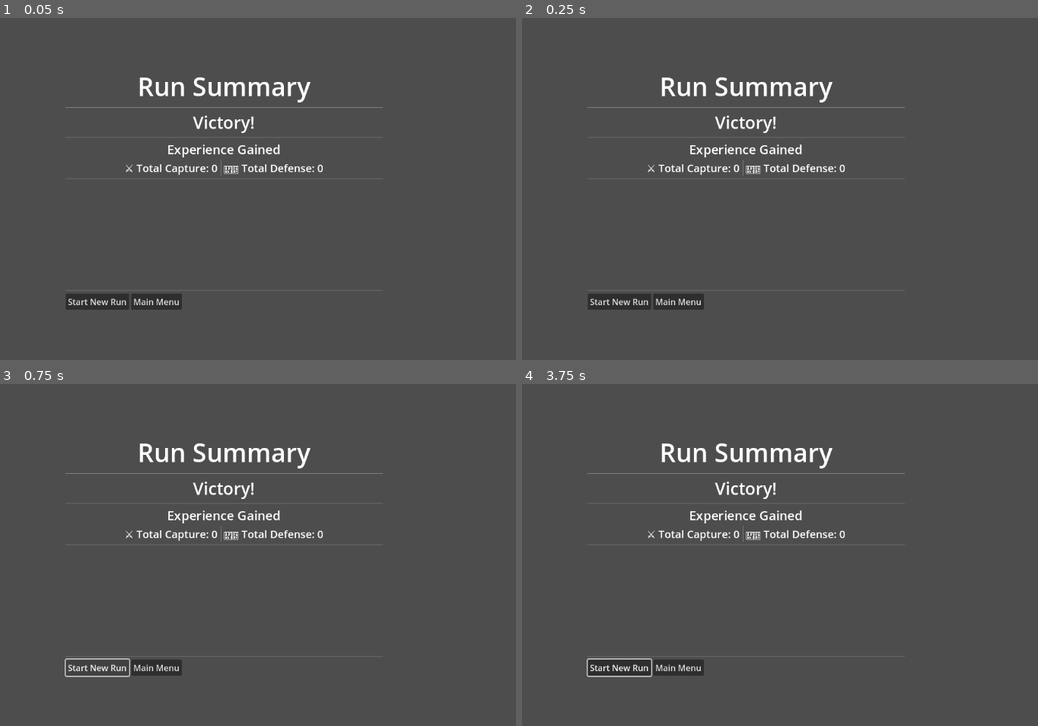
Above: before the commit, frames 1-4 (two rows, left to right).
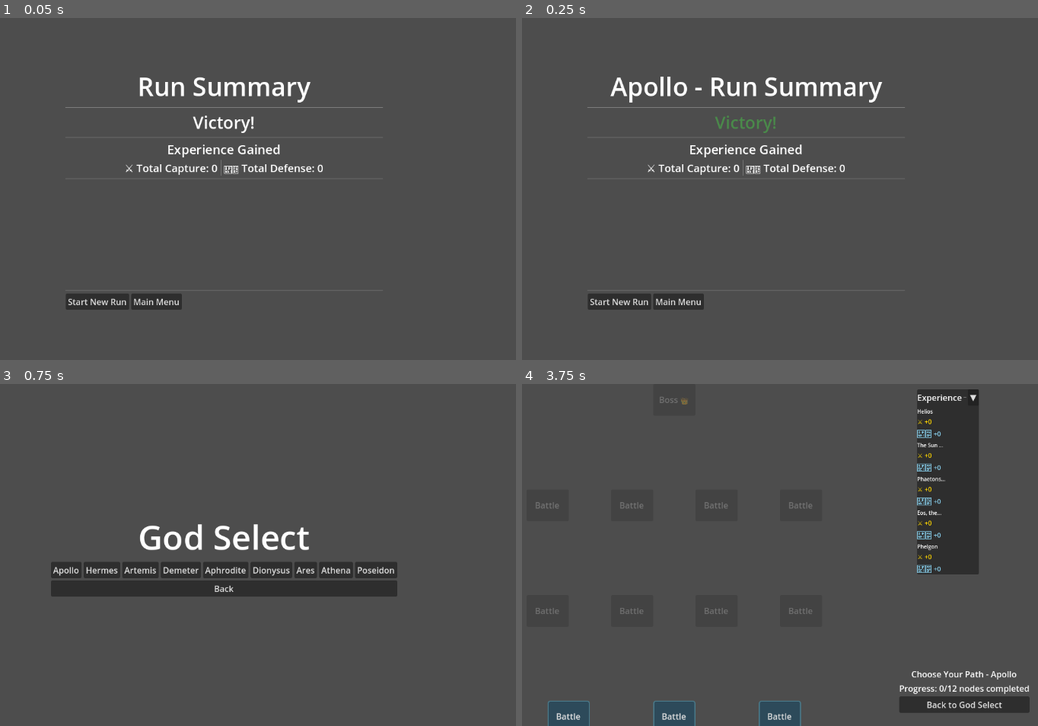
Above: after the commit, the same moments.

Repository: leslieharding/Mnemosyne
Game: Godot game, scene res://Scenes/RunSummary.tscn
Same seed, same stepped clock (60 frames per second), same inputs: the game is played once before the commit and once after it. This scene is started directly instead of the project's main scene.
Inputs (mouse positions are in pixels of both pictures, inside the frame that each line leads up to):
- Up to frame 1 (0.05 s): no input
- Up to frame 2 (0.25 s): no input
- Up to frame 3 (0.75 s): click "Start New Run" at 0.5 s
- Up to frame 4 (3.75 s): click (620, 667) at 1.25 s, where only the run before the commit has a clickable "Start New Run"; click (589, 568) at 2 s, where only the run after the commit has a clickable "Apollo"; click (568, 414) at 2.75 s, where only the run after the commit has a clickable "The Sun"; click (568, 490) at 3.5 s, where only the run after the commit has a clickable "Start Game"

Frame 1 is identical in both runs. In frame 2, 1.7% of the frame differs, in the area x 17-70%, y 17-34%; in frame 3, 9.0%; in frame 4, 13%, in the area x 2-99%, y 1-100%.
Error before the commit: Parse Error: Function "create_detailed_card_exp_display()" is a coroutine, so it must be called with "await". (res://Scripts/run_summary.gd:182)

Commit message:
Update run_summary.gd

Diff:
--- a/Scripts/run_summary.gd
+++ b/Scripts/run_summary.gd
@@ -179,7 +179,7 @@
 		var before_defense = total_exp_data["defense_exp"] - run_exp_data["defense_exp"]
 
 		# Create a container for this card
-		var card_container = create_detailed_card_exp_display(
+		var card_container = await create_detailed_card_exp_display(
 			card,
 			before_capture, total_exp_data["capture_exp"],
 			before_defense, total_exp_data["defense_exp"],
@@ -193,13 +193,16 @@
 
 	print("\n=== Experience summary setup complete ===")
 
-# Rest of the functions remain the same...
 func create_detailed_card_exp_display(
 	card: CardResource,
 	before_capture: int, after_capture: int,
 	before_defense: int, after_defense: int,
 	capture_gain: int, defense_gain: int
 ) -> Control:
+	print("Creating detailed display for: ", card.card_name)
+	print("  Capture: ", before_capture, " -> ", after_capture, " (gain: ", capture_gain, ")")
+	print("  Defense: ", before_defense, " -> ", after_defense, " (gain: ", defense_gain, ")")
+
 	var container = VBoxContainer.new()
 	container.custom_minimum_size = Vector2(0, 120)
 
@@ -209,6 +212,7 @@
 	name_label.add_theme_font_size_override("font_size", 18)
 	name_label.add_theme_color_override("font_color", Color("#DDDDDD"))
 	container.add_child(name_label)
+	print("  Card name label added successfully")
 
 	# Experience gained summary
 	var summary_container = HBoxContainer.new()
@@ -219,6 +223,7 @@
 		capture_gain_label.add_theme_color_override("font_color", Color("#FFD700"))
 		capture_gain_label.add_theme_font_size_override("font_size", 14)
 		summary_container.add_child(capture_gain_label)
+		print("  Capture gain label added")
 
 	if defense_gain > 0:
 		if capture_gain > 0:
@@ -231,15 +236,19 @@
 		defense_gain_label.add_theme_color_override("font_color", Color("#87CEEB"))
 		defense_gain_label.add_theme_font_size_override("font_size", 14)
 		summary_container.add_child(defense_gain_label)
+		print("  Defense gain label added")
 
 	container.add_child(summary_container)
+	print("  Summary container added")
 
 	# Progress bars container
 	var progress_container = HBoxContainer.new()
 	container.add_child(progress_container)
+	print("  Progress container added")
 
 	# Capture progress (if any experience gained)
 	if capture_gain > 0:
+		print("  Creating capture progress section...")
 		var capture_section = VBoxContainer.new()
 		capture_section.size_flags_horizontal = Control.SIZE_EXPAND_FILL
 
@@ -248,12 +257,35 @@
 		capture_title.add_theme_font_size_override("font_size", 12)
 		capture_title.add_theme_color_override("font_color", Color("#FFD700"))
 		capture_section.add_child(capture_title)
+		print("    Capture title added")
+
+		# Try to load the ExpProgressBar scene
+		print("    Loading ExpProgressBar scene...")
+		var exp_bar_scene = preload("res://Scenes/ExpProgressBar.tscn")
+		if not exp_bar_scene:
+			print("    ERROR: Failed to preload ExpProgressBar scene!")
+			return container
+		print("    ExpProgressBar scene loaded successfully")
 
 		# Before state
+		print("    Creating before capture bar...")
 		var before_capture_bar = exp_bar_scene.instantiate()
-		capture_section.add_child(before_capture_bar)  # Add to tree FIRST
-		await get_tree().process_frame  # Wait for proper initialization
-		before_capture_bar.setup_progress(before_capture, "capture", ExpProgressBar.DisplayMode.DETAILED)  # THEN setup
+		if not before_capture_bar:
+			print("    ERROR: Failed to instantiate before capture bar!")
+			return container
+		print("    Before capture bar instantiated")
+
+		# Add to tree first, then setup
+		capture_section.add_child(before_capture_bar)
+		print("    Before capture bar added to tree")
+
+		# Wait a frame to ensure it's properly in the tree
+		await get_tree().process_frame
+
+		# Now setup
+		print("    Setting up before capture bar with XP: ", before_capture)
+		before_capture_bar.setup_progress(before_capture, "capture", ExpProgressBar.DisplayMode.DETAILED)
+		print("    Before capture bar setup complete")
 
 		# Arrow
 		var arrow_label = Label.new()
@@ -261,24 +293,40 @@
 		arrow_label.horizontal_alignment = HORIZONTAL_ALIGNMENT_CENTER
 		arrow_label.add_theme_font_size_override("font_size", 16)
 		capture_section.add_child(arrow_label)
+		print("    Arrow label added")
 
 		# After state (will be animated)
-		var after_capture_bar = preload("res://Scenes/ExpProgressBar.tscn").instantiate()
+		print("    Creating after capture bar...")
+		var after_capture_bar = exp_bar_scene.instantiate()
+		if not after_capture_bar:
+			print("    ERROR: Failed to instantiate after capture bar!")
+			return container
+
+		capture_section.add_child(after_capture_bar)
+		print("    After capture bar added to tree")
+
+		# Wait a frame
+		await get_tree().process_frame
+
+		print("    Setting up after capture bar with XP: ", before_capture)
 		after_capture_bar.setup_progress(before_capture, "capture", ExpProgressBar.DisplayMode.DETAILED)
-		capture_section.add_child(after_capture_bar)
+		print("    After capture bar setup complete")
 
 		# Schedule animation
 		call_deferred("animate_progress_bar", after_capture_bar, before_capture, after_capture)
 
 		progress_container.add_child(capture_section)
+		print("    Capture section added to progress container")
 
 	# Spacer between progress bars
 	if capture_gain > 0 and defense_gain > 0:
 		var spacer = VSeparator.new()
 		progress_container.add_child(spacer)
+		print("  Spacer added between progress bars")
 
 	# Defense progress (if any experience gained)
 	if defense_gain > 0:
+		print("  Creating defense progress section...")
 		var defense_section = VBoxContainer.new()
 		defense_section.size_flags_horizontal = Control.SIZE_EXPAND_FILL
 
@@ -287,11 +335,28 @@
 		defense_title.add_theme_font_size_override("font_size", 12)
 		defense_title.add_theme_color_override("font_color", Color("#87CEEB"))
 		defense_section.add_child(defense_title)
+		print("    Defense title added")
+
+		# Try to load the ExpProgressBar scene
+		print("    Loading ExpProgressBar scene for defense...")
+		var exp_bar_scene = preload("res://Scenes/ExpProgressBar.tscn")
+		if not exp_bar_scene:
+			print("    ERROR: Failed to preload ExpProgressBar scene for defense!")
+			return container
 
 		# Before state
-		var before_defense_bar = preload("res://Scenes/ExpProgressBar.tscn").instantiate()
+		print("    Creating before defense bar...")
+		var before_defense_bar = exp_bar_scene.instantiate()
+		if not before_defense_bar:
+			print("    ERROR: Failed to instantiate before defense bar!")
+			return container
+
+		defense_section.add_child(before_defense_bar)
+		await get_tree().process_frame
+
+		print("    Setting up before defense bar with XP: ", before_defense)
 		before_defense_bar.setup_progress(before_defense, "defense", ExpProgressBar.DisplayMode.DETAILED)
-		defense_section.add_child(before_defense_bar)
+		print("    Before defense bar setup complete")
 
 		# Arrow
 		var arrow_label = Label.new()
@@ -301,15 +366,26 @@
 		defense_section.add_child(arrow_label)
 
 		# After state (will be animated)
-		var after_defense_bar = preload("res://Scenes/ExpProgressBar.tscn").instantiate()
+		print("    Creating after defense bar...")
+		var after_defense_bar = exp_bar_scene.instantiate()
+		if not after_defense_bar:
+			print("    ERROR: Failed to instantiate after defense bar!")
+			return container
+
+		defense_section.add_child(after_defense_bar)
+		await get_tree().process_frame
+
+		print("    Setting up after defense bar with XP: ", before_defense)
 		after_defense_bar.setup_progress(before_defense, "defense", ExpProgressBar.DisplayMode.DETAILED)
-		defense_section.add_child(after_defense_bar)
+		print("    After defense bar setup complete")
 
 		# Schedule animation
 		call_deferred("animate_progress_bar", after_defense_bar, before_defense, after_defense)
 
 		progress_container.add_child(defense_section)
-
+		print("    Defense section added to progress container")
+
+	print("Card display creation complete for: ", card.card_name)
 	return container
 
 func animate_progress_bar(progress_bar: ExpProgressBar, old_xp: int, new_xp: int):
